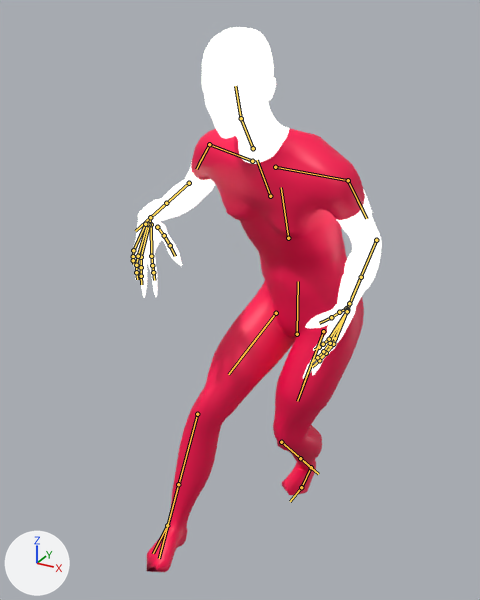
One commit to the FBX model EPITAPH/Assets/!!Main/3DModels/Player_Walk.fbx: the scene before it, then after it.
One viewpoint serves both versions: a 50 mm lens placed at (1.05, -1.98, 2.11), pointed at (0.0, -0.06, 1.15). The lights are fixed; the arrows at lower left show +X, +Y and +Z. The first picture is the older version. Both versions are drawn at frame 26 of the action 'root|WalkForward'; the numbers are the values there. The bones that change, and the others that lie on the model, are drawn over the model as lines.

Objects in the first picture: 'VampireMesh'.
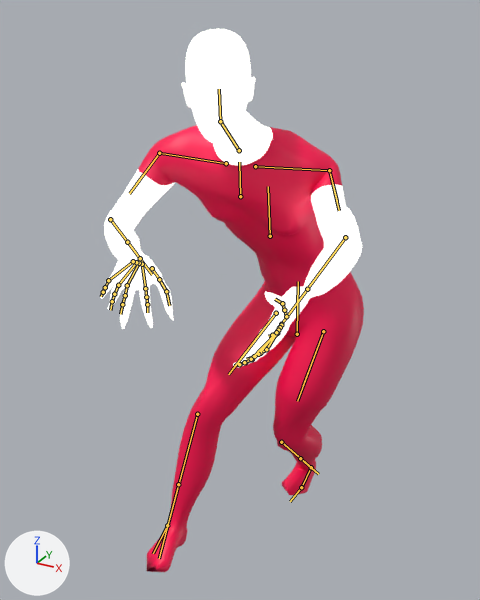
Where the change shows, as pixel boxes [x1, y1, x2, y2] in the pictures (480 x 600 px):
```json
{"object": "VampireMesh", "change": "posed", "before": [133, 27, 382, 572], "after": [101, 29, 364, 572]}
{"bone": "spine_01.x", "before": "(288, 238) to (281, 187)", "after": "(270, 236) to (268, 186)"}
{"bone": "spine_02.x", "before": "(270, 196) to (257, 160)", "after": "(240, 196) to (239, 162)"}
{"bone": "arm_stretch.r", "before": "(209, 144) to (199, 163)", "after": "(159, 153) to (136, 184)"}
{"bone": "arm_twist.r", "before": "(209, 144) to (196, 169)", "after": "(159, 153) to (129, 193)"}
{"bone": "forearm_stretch.r", "before": "(189, 183) to (154, 214)", "after": "(110, 219) to (137, 255)"}
{"bone": "forearm_twist.r", "before": "(166, 203) to (135, 231)", "after": "(127, 242) to (152, 274)"}
{"bone": "hand.r", "before": "(150, 217) to (149, 226)", "after": "(140, 258) to (138, 265)"}
{"bone": "arm_stretch.l", "before": "(348, 180) to (362, 210)", "after": "(329, 170) to (337, 201)"}
{"bone": "arm_twist.l", "before": "(348, 180) to (366, 218)", "after": "(329, 170) to (339, 210)"}
{"bone": "forearm_stretch.l", "before": "(376, 240) to (352, 297)", "after": "(345, 237) to (287, 316)"}
{"bone": "forearm_twist.l", "before": "(361, 277) to (339, 328)", "after": "(307, 289) to (258, 355)"}
{"bone": "hand.l", "before": "(349, 303) to (345, 311)", "after": "(281, 324) to (277, 328)"}
```

The change, as JSON lines over the scene's bpy script:
```json
{"block": "bone_spine_01_x", "where": "bone_spine_01_x = bpy.data.objects['root'].pose.bones['spine_01.x']  # child of 'root.x'"}
{"op": "set", "path": "bone_spine_01_x.location", "old": "(0.4, 0.1, 6.3)", "new": "(-5.8, 0.1, 9.2)"}
{"op": "set", "path": "bone_spine_01_x.rotation_quaternion", "old": "(0.991, 0.133, 0.01, -0.021)", "new": "(0.981, 0.123, 0.14, -0.059)", "note": "degrees (15, 1, -2) -> degrees (14, 17, -5)"}
{"block": "bone_spine_02_x", "where": "bone_spine_02_x = bpy.data.objects['root'].pose.bones['spine_02.x']  # child of 'spine_01.x'"}
{"op": "set", "path": "bone_spine_02_x.location", "old": "(0.4, 0.1, 6.3)", "new": "(-5.8, 0.1, 9.2)"}
{"op": "set", "path": "bone_spine_02_x.rotation_quaternion", "old": "(0.991, 0.133, 0.01, -0.021)", "new": "(0.981, 0.124, 0.139, -0.059)", "note": "degrees (15, 1, -2) -> degrees (14, 17, -5)"}
{"block": "bone_arm_stretch_r", "where": "bone_arm_stretch_r = bpy.data.objects['root'].pose.bones['arm_stretch.r']  # child of 'shoulder.r'"}
{"op": "set", "path": "bone_arm_stretch_r.rotation_quaternion", "old": "(1.0, -0.003, 0.022, 0.016)", "new": "(0.909, 0.084, 0.0, 0.407)", "note": "degrees (0, 3, 2) -> degrees (9, -4, 48)"}
{"block": "bone_arm_twist_r", "where": "bone_arm_twist_r = bpy.data.objects['root'].pose.bones['arm_twist.r']  # child of 'arm_stretch.r'"}
{"op": "set", "path": "bone_arm_twist_r.rotation_quaternion", "old": "(1.0, 0.0, -0.017, 0.0)", "new": "(0.996, 0.0, 0.087, 0.0)", "note": "degrees (0, -2, 0) -> degrees (0, 10, 0)"}
{"block": "bone_forearm_stretch_r", "where": "bone_forearm_stretch_r = bpy.data.objects['root'].pose.bones['forearm_stretch.r']  # child of 'arm_stretch.r'"}
{"op": "set", "path": "bone_forearm_stretch_r.rotation_quaternion", "old": "(0.752, 0.0, 0.0, 0.66)", "new": "(0.93, 0.0, 0.0, 0.369)", "note": "degrees (0, 0, 83) -> degrees (0, 0, 43)"}
{"op": "set", "path": "bone_forearm_stretch_r.scale", "old": "(1.05, 1.22, 1.0)", "new": "(1.01, 1.27, 1.0)"}
{"block": "bone_forearm_twist_r", "where": "bone_forearm_twist_r = bpy.data.objects['root'].pose.bones['forearm_twist.r']  # child of 'forearm_stretch.r'"}
{"op": "set", "path": "bone_forearm_twist_r.rotation_quaternion", "old": "(0.903, 0.0, -0.43, 0.0)", "new": "(0.936, 0.0, -0.351, 0.0)", "note": "degrees (0, -51, 0) -> degrees (0, -41, 0)"}
{"block": "bone_hand_r", "where": "bone_hand_r = bpy.data.objects['root'].pose.bones['hand.r']  # child of 'forearm_stretch.r'"}
{"op": "set", "path": "bone_hand_r.rotation_quaternion", "old": "(0.827, -0.277, -0.181, -0.455)", "new": "(0.886, 0.064, -0.271, -0.371)", "note": "degrees (-21, -33, -51) -> degrees (20, -26, -50)"}
{"op": "set", "path": "bone_hand_r.scale", "old": "(1.0, 0.97, 0.85)", "new": "(1.0, 0.82, 0.99)"}
{"block": "bone_arm_stretch_l", "where": "bone_arm_stretch_l = bpy.data.objects['root'].pose.bones['arm_stretch.l']  # child of 'shoulder.l'"}
{"op": "set", "path": "bone_arm_stretch_l.rotation_quaternion", "old": "(0.935, -0.253, -0.223, 0.112)", "new": "(0.759, 0.328, 0.25, -0.503)", "note": "degrees (-34, -21, 20) -> degrees (21, 45, -58)"}
{"block": "bone_arm_twist_l", "where": "bone_arm_twist_l = bpy.data.objects['root'].pose.bones['arm_twist.l']  # child of 'arm_stretch.l'"}
{"op": "set", "path": "bone_arm_twist_l.rotation_quaternion", "old": "(0.973, 0.0, 0.229, 0.0)", "new": "(0.923, 0.0, -0.385, 0.0)", "note": "degrees (0, 27, 0) -> degrees (0, -45, 0)"}
{"block": "bone_forearm_stretch_l", "where": "bone_forearm_stretch_l = bpy.data.objects['root'].pose.bones['forearm_stretch.l']  # child of 'arm_stretch.l'"}
{"op": "set", "path": "bone_forearm_stretch_l.rotation_quaternion", "old": "(0.807, 0.0, 0.0, -0.59)", "new": "(1.0, 0.0, 0.0, -0.012)", "note": "degrees (0, 0, -72) -> degrees (0, 0, -1)"}
{"op": "set", "path": "bone_forearm_stretch_l.scale", "old": "(1.05, 1.22, 1.0)", "new": "(1.04, 1.24, 1.0)"}
{"block": "bone_forearm_twist_l", "where": "bone_forearm_twist_l = bpy.data.objects['root'].pose.bones['forearm_twist.l']  # child of 'forearm_stretch.l'"}
{"op": "set", "path": "bone_forearm_twist_l.rotation_quaternion", "old": "(0.909, 0.0, -0.416, 0.0)", "new": "(0.472, 0.0, -0.881, 0.0)", "note": "degrees (0, -49, 0) -> degrees (0, -124, 0)"}
{"block": "bone_hand_l", "where": "bone_hand_l = bpy.data.objects['root'].pose.bones['hand.l']  # child of 'forearm_stretch.l'"}
{"op": "set", "path": "bone_hand_l.rotation_quaternion", "old": "(0.877, 0.001, -0.401, 0.265)", "new": "(0.498, 0.176, -0.772, -0.354)", "note": "degrees (-17, -45, 41) -> degrees (-71, -140, 55)"}
{"op": "set", "path": "bone_hand_l.scale", "old": "(0.99, 0.84, 0.99)", "new": "(0.97, 0.87, 0.99)"}
```
